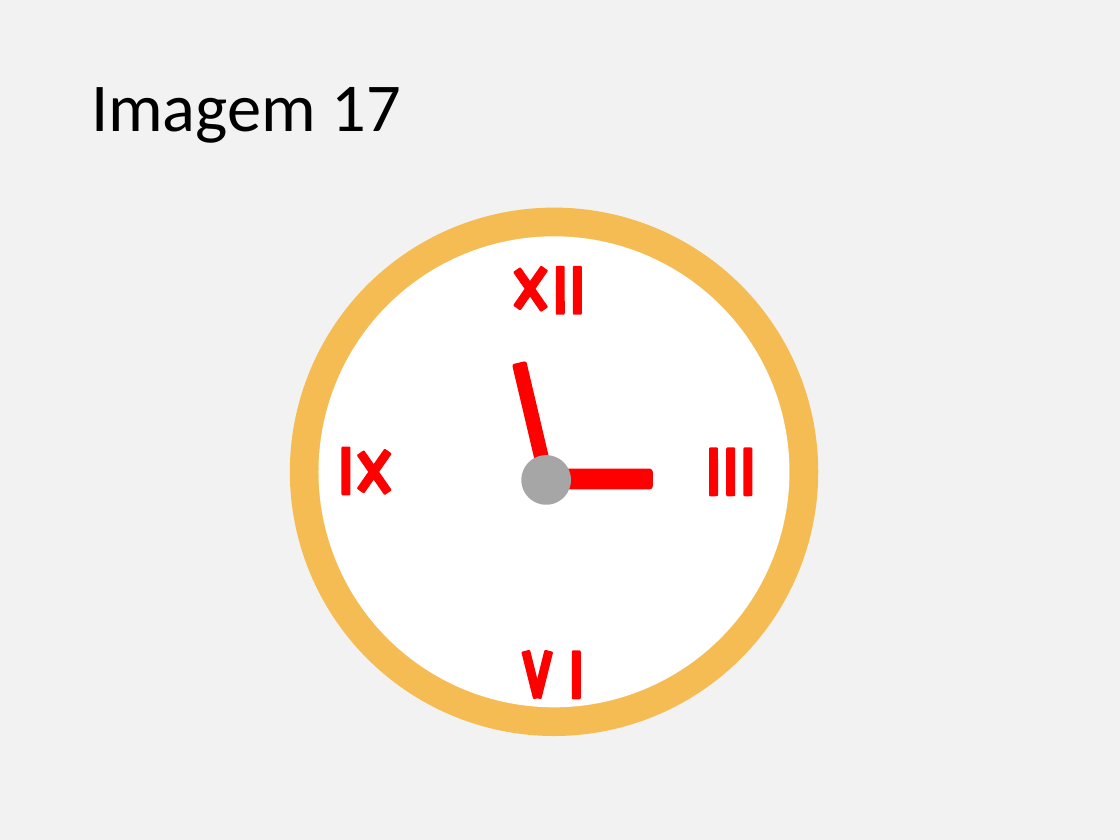
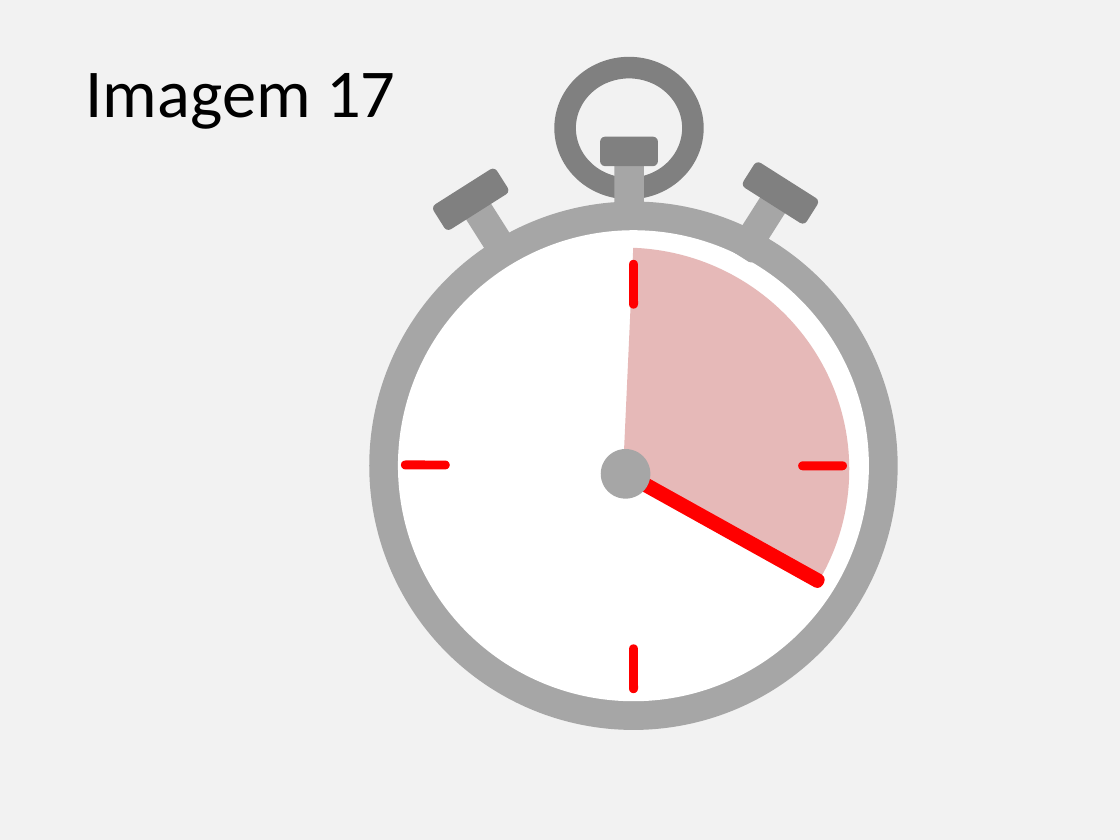
Before and after one commit to gustavogitzel/Discussex, a slide deck: slide 17 of Rascunhos/Imagens/Imagens PrevContracep.pptx. Drawn at 1120x840 pixels with LibreOffice and Linux fonts; fonts in the diff are those of the drawing. Boxes give left, top, right and bottom in pixels: in the first picture for what was removed or moved away, otherwise in the second. Text is boxed around its words. In the diff, an @@ line names an element or a change of style, - is before the commit and + after.

```diff
--- a/Rascunhos/Imagens/Imagens PrevContracep.pptx
+++ b/Rascunhos/Imagens/Imagens PrevContracep.pptx
@@ title "Imagem 17": place and size @@
-title "Imagem 17" at [91, 87, 400, 143]
+title "Imagem 17" at [86, 73, 395, 129]
@@ group added at [431, 57, 860, 585]: 6 rounded rectangles, 1 freeform shape, 1 donut @@
@@ 3 ellipses: place and size @@
-3 ellipses at [290, 207, 819, 736]
+3 ellipses at [370, 202, 898, 730]
@@ ellipse at [370, 202, 898, 730]: fill #F6BC54 to #A6A6A6 @@
@@ rounded rectangle: place and size @@
-rounded rectangle at [573, 265, 582, 315]
+rounded rectangle at [629, 260, 638, 309]
@@ rounded rectangle at [629, 260, 638, 309]: proportions changed @@
@@ group removed at [356, 265, 753, 699]: 10 rounded rectangles @@
@@ rounded rectangle at [401, 460, 450, 469]: proportions changed; rotation 270 to 0 degrees @@
@@ rounded rectangle at [621, 466, 827, 590]: proportions changed; rotation 76 to 209 degrees @@
@@ rounded rectangle at [799, 461, 848, 470]: proportions changed; rotation 270 to 0 degrees @@
@@ rounded rectangle: place and size @@
-rounded rectangle at [572, 651, 581, 700]
+rounded rectangle at [629, 644, 638, 693]
@@ rounded rectangle at [629, 644, 638, 693]: proportions changed @@
```
Also in this commit, not shown: 8 other files.
